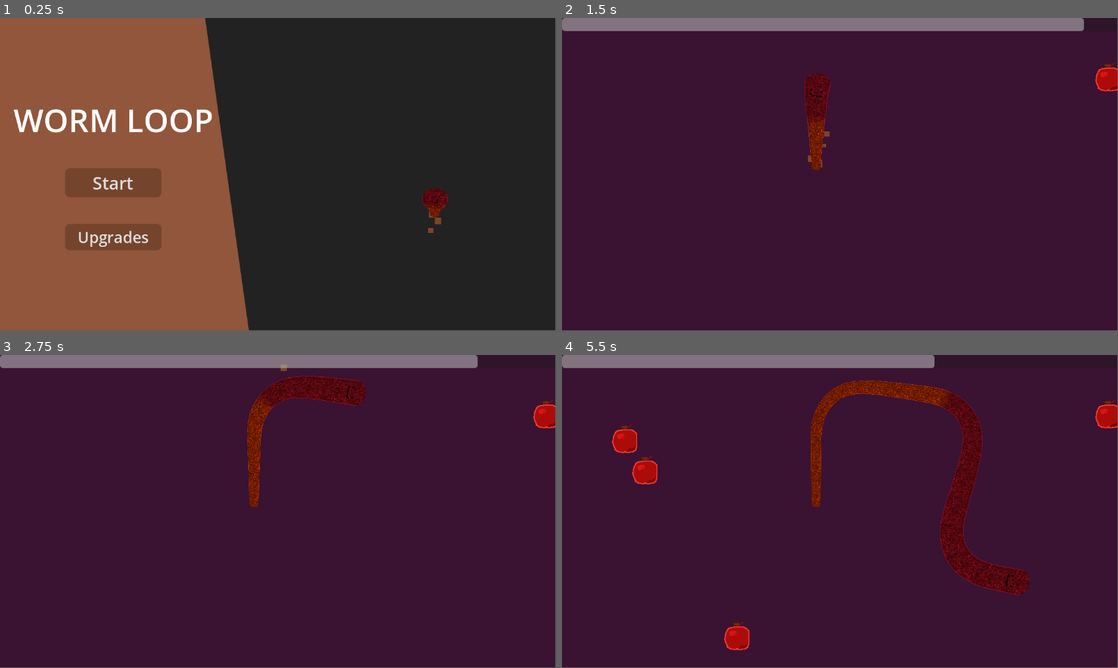
Above: before the commit, frames 1-4 (two rows, left to right).
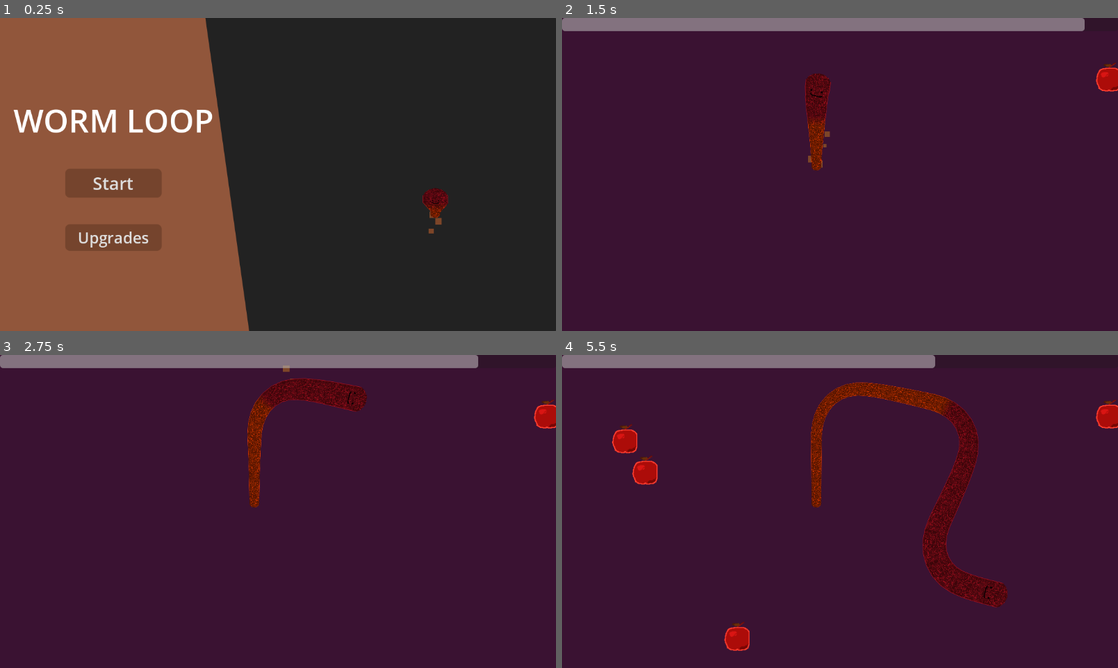
Above: after the commit, the same moments.

Repository: tylercchase/gmtk-2025
Game: Godot game, scene res://src/menus/main/main_menu.tscn
The game is run twice, just before and just after one commit, with the same random seed, the same clock (stepped at 60 frames per second) and the same inputs.
Inputs (mouse positions are in pixels of both pictures, inside the frame that each line leads up to):
- Up to frame 1 (0.25 s): no input
- Up to frame 2 (1.5 s): click "Start" at 0.5 s; move the mouse to (962, 158) at 1.27 s; hold D (move_right) from 1.28 s (still down); click (962, 158) at 1.35 s
- Up to frame 3 (2.75 s): release D (move_right) at 2 s; drag from (166, 527) to (283, 389) at 2.02 s
- Up to frame 4 (5.5 s): move the mouse to (895, 442) at 2.77 s; hold D (move_right) 2.78-3.5 s; tap Mouse wheel up (scroll_up) at 2.85 s; drag from (812, 574) to (1106, 414) at 3.52 s; move the mouse to (1006, 558) at 4.27 s; hold A (move_left) 4.28-5 s; tap Mouse wheel down (scroll_down) at 4.35 s; drag from (673, 464) to (734, 636) at 5.02 s
In our replay, the window is 799x449 before the commit and 800x450 after it. These sizes can differ from the game's own. Grey fills any space a smaller window leaves; there, only what the larger window draws over its background counts as a difference.

The runs differ from the first frame. In frame 1, 0.9% of the frame differs, in the area x 0-81%, y 0-100%; in frame 2, 0.4%; in frame 3, 1.2%; in frame 4, 5.4%, in the area x 9-100%, y 0-95%.

Commit message:
fix: some post jam fixes for stability

Diff:
--- a/project.godot
+++ b/project.godot
@@ -20,6 +20,10 @@
 State="*res://src/singletons/state.gd"
 Events="*res://src/singletons/events.gd"
 Shaker="*res://addons/shaker/src/Shaker.gd"
+
+[display]
+
+window/stretch/mode="viewport"
 
 [editor_plugins]
 
--- a/src/components/collectible_component.gd
+++ b/src/components/collectible_component.gd
@@ -3,7 +3,10 @@
 
 signal collected
 
+var is_collected = false
 
 
 func on_interact():
-    collected.emit()
+    if !is_collected:
+        collected.emit()
+        is_collected = true
--- a/src/player/player.gd
+++ b/src/player/player.gd
@@ -4,7 +4,7 @@
 @export var SPEED = 200
 
 var direction = Vector2(0,-1)
-var rotation_amount = 0.04
+var rotation_amount = 2.5
 
 var screen_size # Size of the game window.
 
@@ -21,7 +21,7 @@
 	 screen_size
 	)
 	if Input.is_action_pressed("move_right"):
-		target_angle += rotation_amount
+		target_angle += rotation_amount * delta
 	elif Input.is_action_pressed("move_left"):
-		target_angle -= rotation_amount
+		target_angle -= rotation_amount * delta
 	rotation = lerp_angle(rotation, target_angle, 0.1)
--- a/src/segments/segment_manager.gd
+++ b/src/segments/segment_manager.gd
@@ -15,6 +15,8 @@
 
 @export var shake_node: ShakerComponent2D
 @export var loop_audio: AudioStreamPlayer
+
+var collision_timer: Timer
 # Called when the node enters the scene tree for the first time.
 func _ready() -> void:
 	var timer = Timer.new()
@@ -22,6 +24,19 @@
 	add_child(timer)
 	timer.start(0.1)
 	timer.timeout.connect(_on_timer_timeout)
+	area.area_entered.connect(_on_area_entered)
+	collision_timer = Timer.new()
+	collision_timer.one_shot = true
+	add_child(collision_timer)
+	collision_timer.timeout.connect(_on_collision_timer_timeout)
+
+
+func _on_area_entered(item: Area2D):
+	if item.has_method("on_interact"):
+		item.on_interact()
+
+func _on_collision_timer_timeout():
+	area.monitoring = false
 
 # Used to create a new player node in global position after the timer runs out each time.
 func _on_timer_timeout():
@@ -55,11 +70,8 @@
 			tween.tween_property(test_polygon_node_2, "color", Color("1f1f1f00"), 0.5)
 			if shake_node:
 				shake_node.play_shake()
+			area.monitoring = true
 			area_collision_shape.shape.set_points(temp)
 			if loop_audio:
 				loop_audio.play()
-			await Engine.get_main_loop().process_frame
-			await Engine.get_main_loop().process_frame
-			for item in area.get_overlapping_areas():
-				if item.has_method("on_interact"):
-					item.on_interact()
+			collision_timer.start(0.05) # time until collision area deactivates
